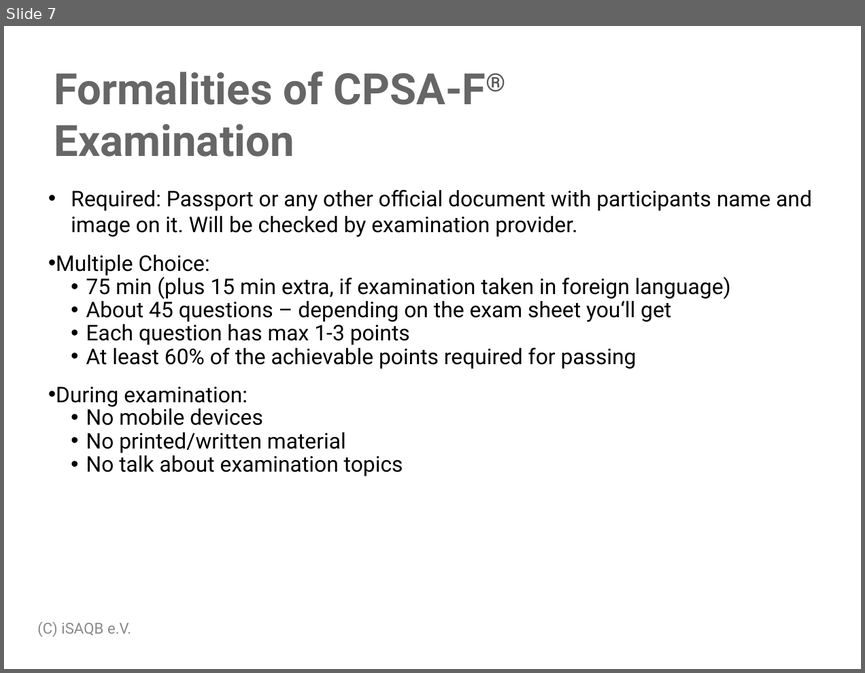
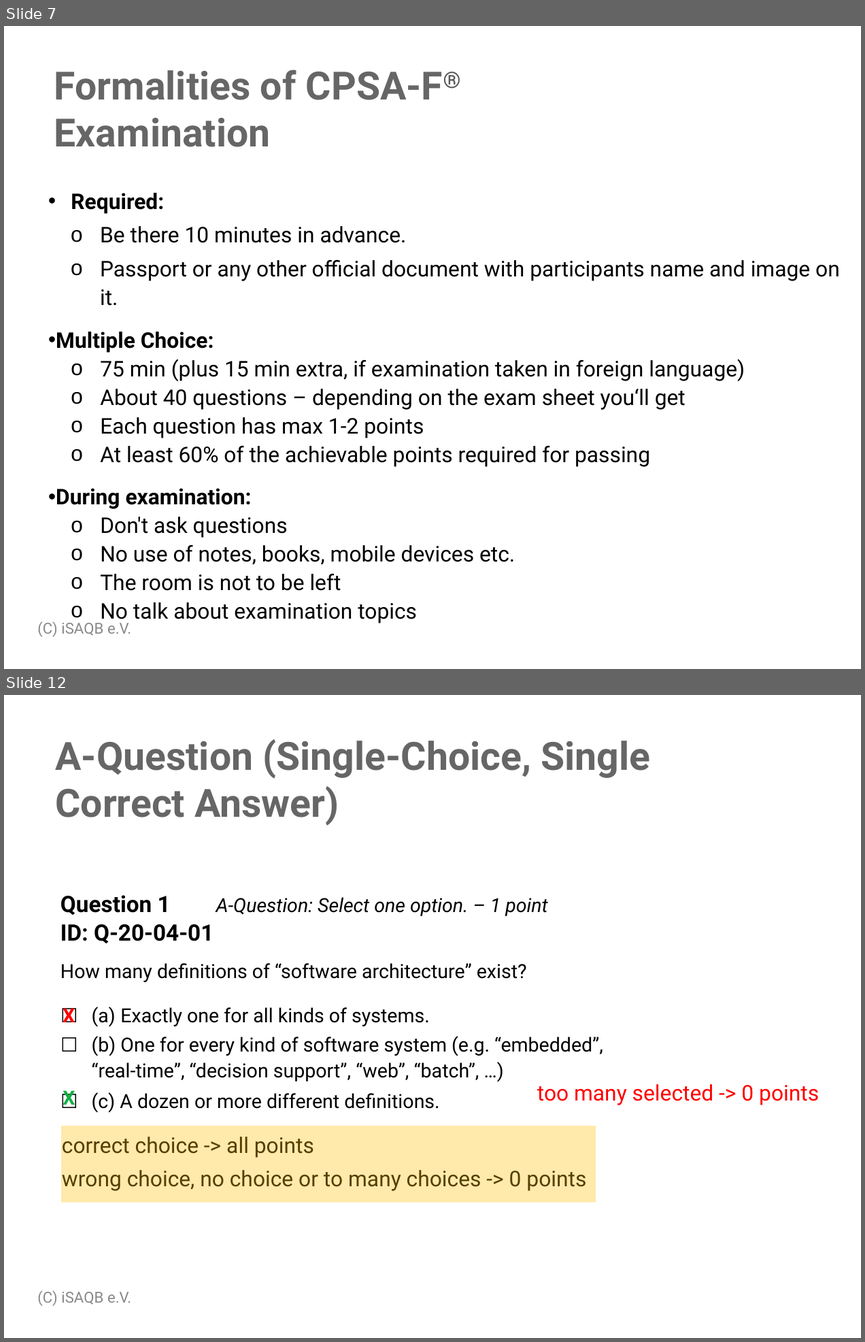
Before and after one commit to isaqb-org/examination-foundation, a slide deck: raw/examination_guide/Examination-Guide-EN.pptx. Shown one above the other, each under a label of ours: slide 7 before the commit, slides 7 and 12 after it; the slides between them are not shown. The pictures are 865x673 and 865x1342 pixels, drawn with LibreOffice and Linux fonts; fonts in the diff are those of the drawing; background and template pictures are left out. Boxes give left, top, right and bottom in pixels: in the first picture for what was removed or moved away, otherwise in the second. Text is boxed around its words. In the diff, an @@ line names an element or a change of style, - is before the commit and + after.

Commit message:
Update examination guide

```diff
--- a/raw/examination_guide/Examination-Guide-EN.pptx
+++ b/raw/examination_guide/Examination-Guide-EN.pptx
@@ slide 12 added at [4, 695, 861, 1338], background #FFFFFF @@
@@ text added at [55, 739, 650, 826], 36 pt, text #666666, bold @@
+A-Question (Single-Choice, Single Correct Answer)
@@ text added at [60, 895, 547, 982], 18 pt, text #000000 @@
+Question 1 A-Question: Select one option. – 1 point
+ID: Q-20-04-01
+How many definitions of “software architecture” exist?
@@ table added at [53, 1001, 651, 1115], 3 rows, 3 columns @@
+☐ | Exactly one for all kinds of systems. | 
+☐ | (b) One for every kind of software system (e.g. “embedded”, “real-time”, “decision support”, “web”, “batch”, …) | 
+☐ | (c) A dozen or more different definitions. | 
@@ text added at [62, 1008, 75, 1022], 18 pt, text #FF0000, bold @@
+X
@@ text added at [62, 1090, 75, 1108], 18 pt, text #10B042, bold @@
+X
@@ text added at [537, 1084, 819, 1105], 20 pt, text #FF0000 @@
+too many selected -> 0 points
@@ text added at [62, 1136, 586, 1191], 20 pt, text #000000 @@
+correct choice -> all points
+wrong choice, no choice or to many choices -> 0 points
@@ rectangle added at [62, 1125, 596, 1203], fill #FFC000 at 33% opacity @@
@@ text added at [37, 1290, 131, 1306], 14 pt, text #898989 @@
+(C) iSAQB e.V.
@@ slide 7 changed as well @@
@@ title "Formalities of CPSA-F® Examination" at [54, 70, 443, 147]: size 40 to 36 pt @@
@@ text at [71, 193, 840, 305]: text changed @@
-• Required: Passport or any other official document with participants name and image on it. Will be checked by examination provider.
+• Required:
+  o Be there 10 minutes in advance.
+  o Passport or any other official document with participants name and image on it.
@@ text at [56, 331, 745, 624]: bold on in "Multiple Choice:", "During examination:"; line spacing 1 to 1.1; bullet • to o; line spacing 0.9 to 1.1 @@
@@ text at [100, 388, 685, 438]: text changed @@
-  • About 45 questions – depending on the exam sheet you‘ll get
-  • Each question has max 1-3 points
+  o About 40 questions – depending on the exam sheet you‘ll get
+  o Each question has max 1-2 points
@@ text at [100, 516, 515, 590]: text changed @@
-  • No mobile devices
-  • No printed/written material
+  o Don't ask questions
+  o No use of notes, books, mobile devices etc.
+  o The room is not to be left
```
Also in this commit, not shown: 8 other slides changed, 15 other slides added, 3 slides removed, 1 other file.
